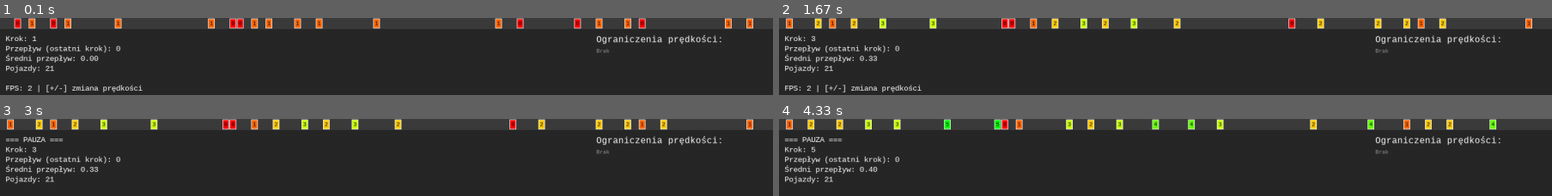
Above: before the commit, frames 1-4 (two rows, left to right).
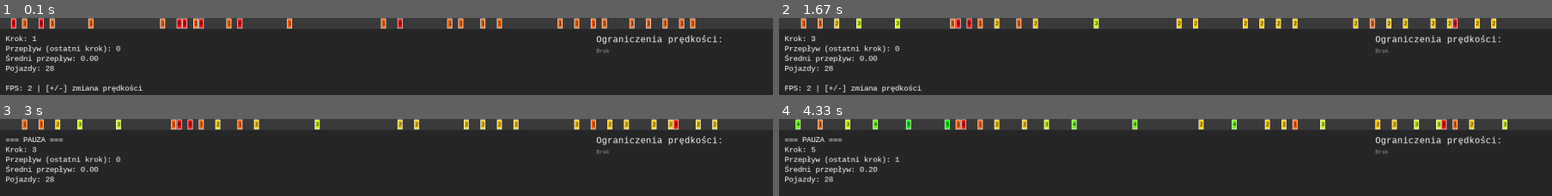
Above: after the commit, the same moments.

Repository: adpawel/traffic-simulation
Game: pygame game, started from main.py
Same seed, same stepped clock (60 frames per second), same inputs: the game is played once before the commit and once after it.
Inputs:
- Up to frame 1 (0.1 s): no input
- Up to frame 2 (1.67 s): tap Enter at 0.33 s; tap Space at 0.67, 1.23 s
- Up to frame 3 (3 s): tap Space at 1.87, 2.67 s
- Up to frame 4 (4.33 s): tap Space at 3.67 s

The runs differ from the first frame. In frame 1, 5.1% of the frame differs, in the area x 1-98%, y 0-69%; in frame 2, 5.2%; in frame 3, 5.2%; in frame 4, 5.4%, in the area x 0-95%, y 0-83%.

Commit message:
Added reaction-delay

Diff:
--- a/main.py
+++ b/main.py
@@ -6,6 +6,7 @@
 
 import argparse
 import sys
+import random
 from pathlib import Path
 
 # Dodaj src do ścieżki
@@ -58,6 +59,18 @@
         type=int,
         default=GAP_REAR,
         help=f"Minimalny odstęp z tyłu przy zmianie pasa (domyślnie: {GAP_REAR})"
+    )
+    parser.add_argument(
+        "--reaction-delay",
+        type=int,
+        default=0,
+        help="Opóźnienie reakcji kierowcy w krokach, 0=brak, 1=~1.6s (domyślnie: 0)"
+    )
+    parser.add_argument(
+        "--seed",
+        type=int,
+        default=None,
+        help="Seed losowości dla powtarzalnych testów (domyślnie: brak)"
     )
 
     # Światła i przeszkody
@@ -145,7 +158,7 @@
     print("=== WYNIKI ===")
     print(f"Wykonane kroki: {sim.stats.step_count}")
     print(f"Łączny przepływ: {sim.stats.cumulative_flow}")
-    print(f"Średni przepływ: {sim.stats.avg_flow:.4f} pojazdów/krok")
+    print(f"Średni przepływ: {sim.stats.avg_flow:.4f} pojazdów/krok\n\n\n")
 
 
 def parse_traffic_lights(lights_str: str, length: int):
@@ -264,6 +277,10 @@
     speed_limits.extend(parse_obstacles(args.obstacles, args.length))
     speed_limits.extend(parse_speed_limits(args.speed_limits, args.length))
 
+    # Ustaw seed losowości jeśli podano
+    if args.seed is not None:
+        random.seed(args.seed)
+
     # Tworzenie symulacji
     sim = Simulation(
         length=args.length,
@@ -272,6 +289,7 @@
         p_slow=args.p_slow,
         p_change=args.p_change,
         gap_rear=args.gap_rear,
+        reaction_delay=args.reaction_delay,
         speed_limits=speed_limits,
     )
 
--- a/simulation/simulation.py
+++ b/simulation/simulation.py
@@ -11,7 +11,8 @@
     L,
     LANES,
     DENSITY,
-    MAX_SPEED
+    MAX_SPEED,
+    REACTION_DELAY
 )
 from .road import Road
 from .vehicle import Vehicle, LaneDecision
@@ -56,6 +57,7 @@
         p_slow: float = P_SLOW,
         p_change: float = P_CHANGE,
         gap_rear: int = GAP_REAR,
+        reaction_delay: int = REACTION_DELAY,
         record_history: bool = False,
         speed_limits: Optional[List] = None,
     ) -> None:
@@ -83,6 +85,7 @@
         self.p_slow = p_slow
         self.p_change = p_change
         self.gap_rear = gap_rear
+        self.reaction_delay = reaction_delay
         self.density = density
 
         self.stats = SimulationStats()
@@ -104,7 +107,7 @@
             for x in range(self.length):
                 if random.random() < self.density and self.grid[lane][x] is None:
                     pos = Position(x=x, lane=lane)
-                    v = Vehicle(pos=pos)  # v_max i inne rzeczy może brać z configu w samej klasie Vehicle
+                    v = Vehicle(pos=pos, reaction_delay=self.reaction_delay)
                     self.grid[lane][x] = v
                     self.vehicles.append(v)
 
@@ -368,28 +371,38 @@
             # 1. Przyspieszanie
             # maksymalna prędkość z ograniczeń: v_max pojazdu & ograniczenie drogi
             v_max_allowed = min(v.v_max, view.speed_limit)
-            v.velocity = min(v.velocity + 1, v_max_allowed)
+            v_new = min(v.velocity + 1, v_max_allowed)
 
             # 2. Hamowanie na podstawie wolnego dystansu z przodu
             gap = view.dist_front_same
-            if gap < v.velocity:
-                v.velocity = gap
+            if gap < v_new:
+                v_new = gap
 
             # 3. Losowe zwolnienie
-            if v.velocity > 0 and random.random() < self.p_slow:
-                v.velocity -= 1
+            if v_new > 0 and random.random() < self.p_slow:
+                v_new -= 1
 
             # 4. PRZED ruchem: sprawdzenie czy droga do przodu jest wolna
             # Jeśli pojazd chce się ruszyć w przeszkodę, zmniejsz v
-            for check_dist in range(1, v.velocity + 1):
+            for check_dist in range(1, v_new + 1):
                 check_x = (v.pos.x + check_dist) % self.length
                 check_limit = self.road.getLimit(Position(x=check_x, lane=v.pos.lane))
 
                 if check_limit == 0:  # Przeszkoda!
-                    v.velocity = check_dist - 1  # Zatrzymaj się przed przeszkodą
+                    v_new = check_dist - 1  # Zatrzymaj się przed przeszkodą
                     break
 
-            # 5. Ruch o v komórek
+            # 5. Retardacja (opóźnienie reakcji)
+            if v.reaction_delay > 0:
+                # Dodaj nową prędkość do bufora
+                v.velocity_buffer.append(v_new)
+                # Użyj najstarszej prędkości z bufora (FIFO)
+                v.velocity = v.velocity_buffer.pop(0)
+            else:
+                # Bez opóźnienia - użyj od razu nowej prędkości
+                v.velocity = v_new
+
+            # 6. Ruch o v komórek
             old_x = v.pos.x
             new_x = (old_x + v.velocity) % self.length
             lane = v.pos.lane
--- a/simulation/vehicle.py
+++ b/simulation/vehicle.py
@@ -27,6 +27,14 @@
     velocity: int = 0
     v_max: int = 5
     lane_change_motivation: int = 1  # minimalny zysk (w komórkach), żeby opłacało się zmienić pas
+    reaction_delay: int = 0
+    velocity_buffer: list = None
+
+    def __post_init__(self):
+        """Inicjalizuje bufor prędkości na podstawie reaction_delay."""
+        if self.velocity_buffer is None:
+            # Bufor ma długość delay+1, zainicjowany aktualnymi prędkościami
+            self.velocity_buffer = [self.velocity] * (self.reaction_delay + 1)
 
     def decideLaneChange(self, view: LocalView) -> LaneDecision:
         """
--- a/src/config.py
+++ b/src/config.py
@@ -1,6 +1,6 @@
 CELL_LENGTH_M = 7.5      # Długość jednej komórki [m]
 TIME_STEP_S = 1.6        # Krok czasowy symulacji [s]
-SIM_LENGTH_M = 800      # Długość drogi, dla której prowadzona jest symulacja [m]
+SIM_LENGTH_M = 1000      # Długość drogi, dla której prowadzona jest symulacja [m]
 L = int(SIM_LENGTH_M / CELL_LENGTH_M) # Długość drogi wyrażona w liczbie komórek
 LANES = 1                # Liczba pasów ruchu w symulacji
 DENSITY = 0.15           # Początkowa gęstość zaludnienia drogi (prawdopodobieństwo, że komórka będzie zajęta) [0.0 - 1.0]
@@ -13,3 +13,4 @@
 V_STRAT = 1.0            # Wymagana motywacja do zmiany pasa (minimalna strata prędkości) [komórki/krok]
 GAP_REAR = 2             # Minimalny bezpieczny odstęp (bufor) za pojazdem zmieniającym pas [komórki]
 MAX_SPEED = 5            # Maksymalna prędkość w modelu [komórki/krok]
+REACTION_DELAY = 0       # Opóźnienie reakcji kierowcy [kroki], 0 = bez opóźnienia, 1 = ~1.6s
Not shown, changed: README.md
